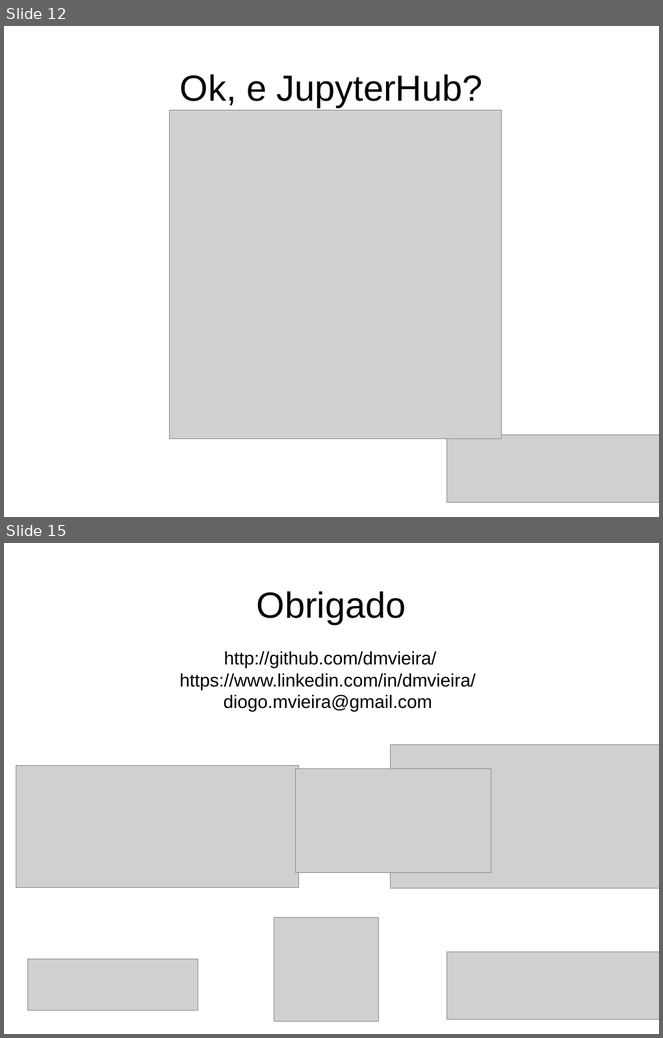
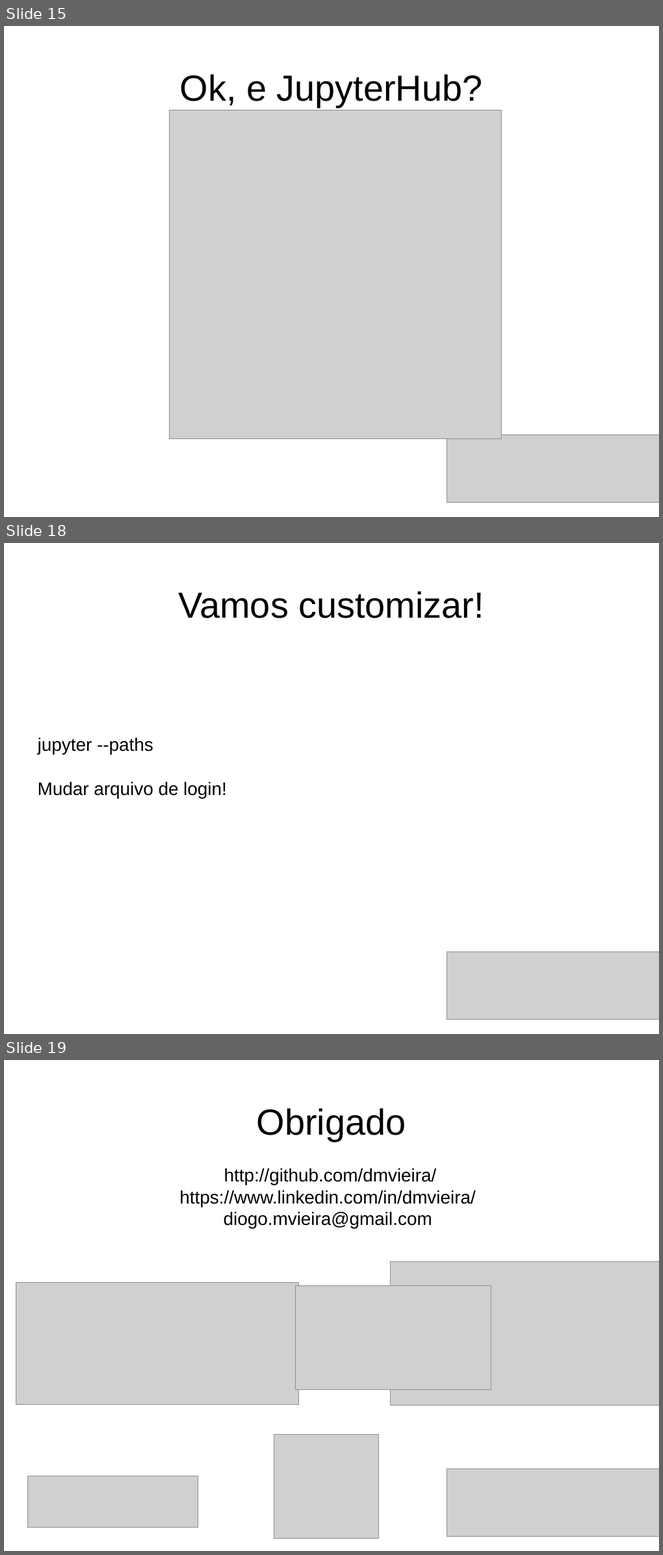
Before and after one commit to dmvieira/tutorial-jupyter-pyspark, a slide deck: tutorial.odp. Shown one above the other, each under a label of ours: slides 12 and 15 before the commit, slides 15, 18 and 19 after it; the slides between them are not shown. The pictures are 663x1038 and 663x1555 pixels, drawn with LibreOffice and Linux fonts; fonts in the diff are those of the drawing; grey boxes stand for pictures. Boxes give left, top, right and bottom in pixels: in the first picture for what was removed or moved away, otherwise in the second. Text is boxed around its words. In the diff, an @@ line names an element or a change of style, - is before the commit and + after.

```diff
--- a/tutorial.odp
+++ b/tutorial.odp
@@ slide 18 added at [4, 543, 659, 1034], background #FFFFFF @@
@@ title added at [178, 591, 484, 618], 44 pt, text #000000 @@
+Vamos customizar!
@@ text added at [38, 737, 227, 798], 22 pt, text #000000 @@
+jupyter --paths
+Mudar arquivo de login!
@@ picture added at [447, 953, 659, 1020] @@
@@ what was slide 12 is now slide 15 @@
@@ what was slide 15 is now slide 19 @@
```
Also in this commit, not shown: 8 slides changed, 3 other slides added, 3 other files.
